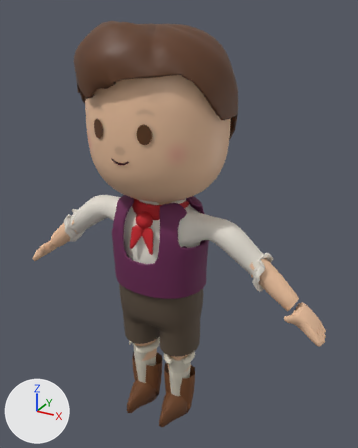
Renders of the Blender file entrega/personajes/protagonista/char_protagonista.blend from each side of a commit.
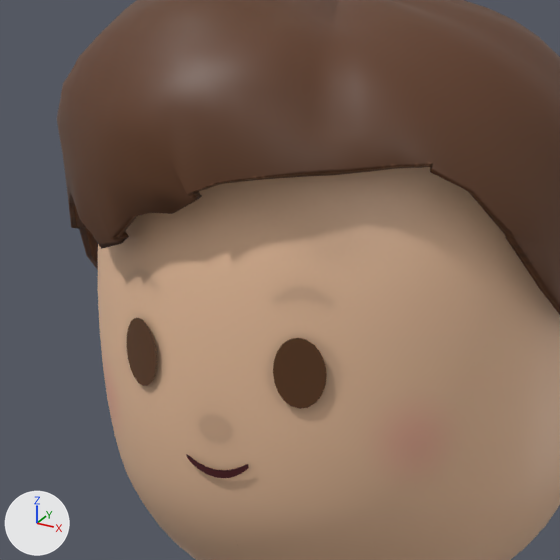
Each version appears first whole from a 50 mm camera at (0.937, -1.546, 1.674) aimed at (0.055, 0.058, 0.872), and next in a close-up on the part from 16% to 61% of the width and 6% to 42% of the height. Lighting does not change. The marker at lower left points along +X, +Y and +Z. The last two pictures show the newer version.

In view in the first close-up: 'Eye_L', 'Eye_R', 'Hair', 'Head' and 1 more.
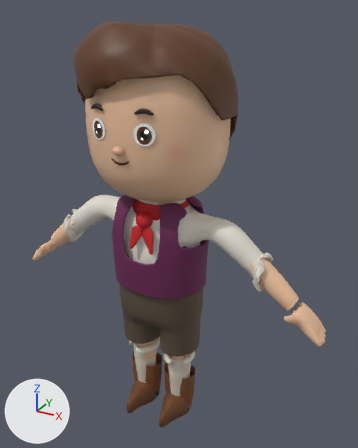
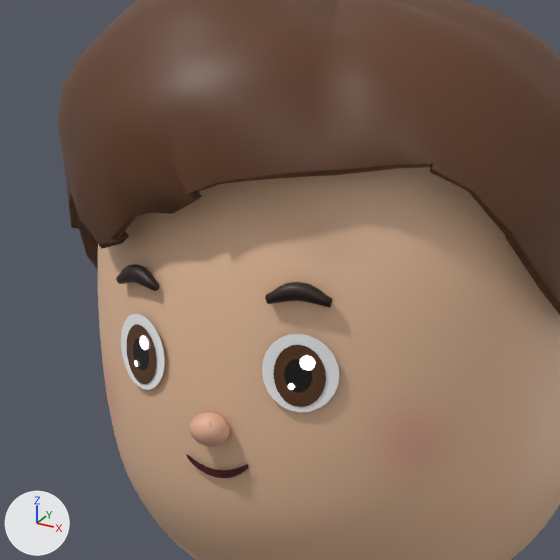
What differs and where, as boxes (x1, y1, x2, y2) in the close-ups (560 x 560 px):
'Eye_L', reshaped (42% wider, 10% taller): before (273, 338, 327, 409); after (262, 334, 339, 412)
'Eye_R', reshaped (45% wider, 12% taller): before (127, 318, 157, 386); after (121, 314, 165, 390)
'Brow_Normal', reshaped (not visible before): after (116, 264, 333, 308)
'Nose', added (beige): after (189, 412, 231, 446)
'Glint_L_Big', added: after (299, 355, 316, 371)
'Glint_R_Big', added: after (140, 336, 149, 350)

What changed in the scene script:
```text
Add mat_mat_glint:
    mat_mat_glint = principled_material('MAT_Glint')
    mat_mat_glint.base_color = (1.0, 1.0, 1.0)  # white #ffffff
    mat_mat_glint.roughness = 0.2
    mat_mat_glint.emission_strength = 1.5
Change me_eye_l:
    used by ob_eye_l; location = (0.0, 0.0, 0.0)
    remove me_eye_l.from_pydata(...)  # 21 vertices, 20 faces; spans x 0.0663..0.1146, y -0.2439..-0.228, z 1.267..1.3331
    add me_eye_l.from_pydata(...)  # 50 vertices, 48 faces; spans x 0.0554..0.1253, y -0.2459..-0.2228, z 1.2634..1.3366
    me_eye_l part 1: the whole mesh is rebuilt
Change me_eye_r:
    used by ob_eye_r; location = (0.0, 0.0, 0.0)
    remove me_eye_r.from_pydata(...)  # 21 vertices, 20 faces; spans x -0.1146..-0.0663, y -0.2439..-0.228, z 1.267..1.3331
    add me_eye_r.from_pydata(...)  # 50 vertices, 48 faces; spans x -0.1253..-0.0554, y -0.2459..-0.2228, z 1.2634..1.3366
    me_eye_r part 2: the whole mesh is rebuilt
Change me_brow_normal:
    used by ob_brow_normal; location = (0.0, 0.0, 0.0)
    remove me_brow_normal.from_pydata(...)  # 108 vertices, 116 faces; spans x 0.054..0.1074, y -0.2165..-0.1924, z 1.343..1.364
    add me_brow_normal.from_pydata(...)  # 108 vertices, 116 faces; spans x 0.061..0.1211, y -0.2476..-0.2208, z 1.3608..1.3832
    me_brow_normal part 3: 108 vertices added at x 0.061..0.1211, y -0.2476..-0.2208, z 1.3608..1.3832
    other edits to the shape of me_brow_normal do not show in these pictures
Add me_nose:
    me_nose.from_pydata(...)  # a UV sphere (12 segments, 8 rings, poles along z) spanning x -0.021..0.021, y -0.2721..-0.2381, z 1.2237..1.2557
    me_nose.polygons.foreach_set('use_smooth', [True] * 96)
    me_nose.materials.append(mat_mat_protagonista_face)  # picture img_t_protagonista_face
Add me_glint_r_big:
    me_glint_r_big.from_pydata(...)  # 13 vertices, 12 faces; spans x -0.08992..-0.07568, y -0.2428..-0.23859, z 1.3034..1.31754
    me_glint_r_big.polygons.foreach_set('use_smooth', [True] * 12)
    me_glint_r_big.materials.append(mat_mat_glint)  # white #ffffff, glowing white #ffffff
Add me_glint_l_big:
    me_glint_l_big.from_pydata(...)  # 13 vertices, 12 faces; spans x 0.09182..0.10606, y -0.23797..-0.23283, z 1.3034..1.31754
    me_glint_l_big.polygons.foreach_set('use_smooth', [True] * 12)
    me_glint_l_big.materials.append(mat_mat_glint)  # white #ffffff, glowing white #ffffff
Add ob_nose:
    ob_nose = bpy.data.objects.new('Nose', me_nose)
    ob_nose.location = (0.0, 0.0, 0.0)
Add ob_glint_r_big:
    ob_glint_r_big = bpy.data.objects.new('Glint_R_Big', me_glint_r_big)
    ob_glint_r_big.location = (0.0, 0.0, 0.0)
Add ob_glint_l_big:
    ob_glint_l_big = bpy.data.objects.new('Glint_L_Big', me_glint_l_big)
    ob_glint_l_big.location = (0.0, 0.0, 0.0)
```
